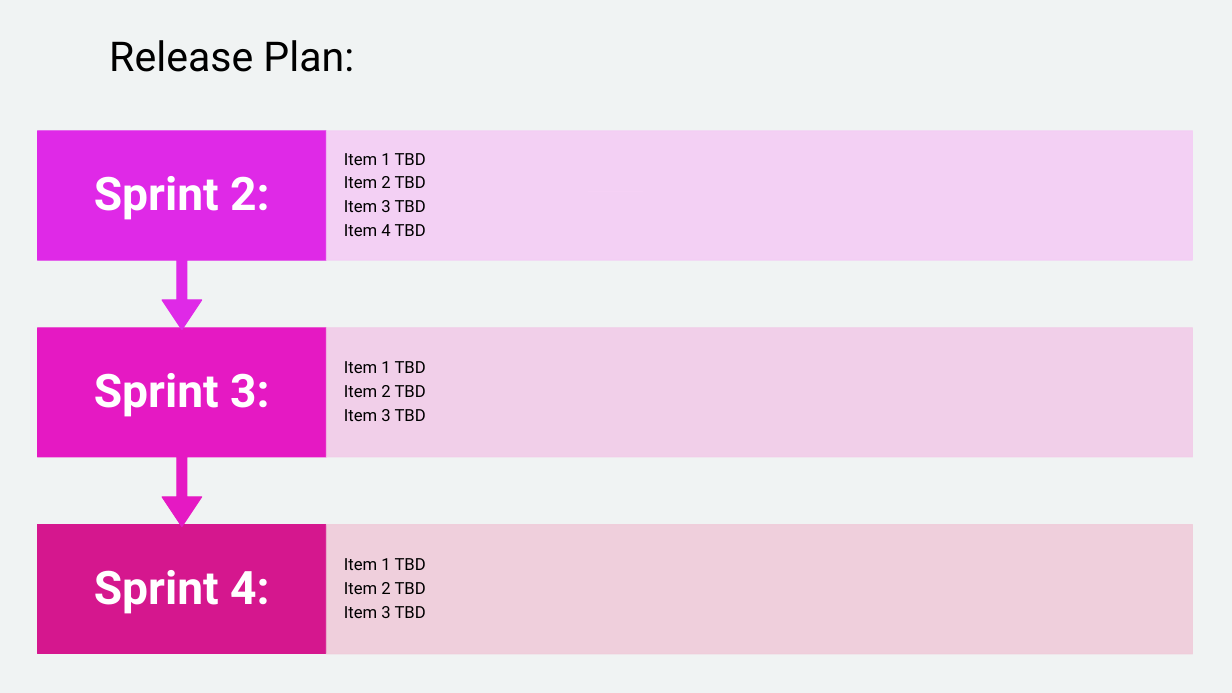
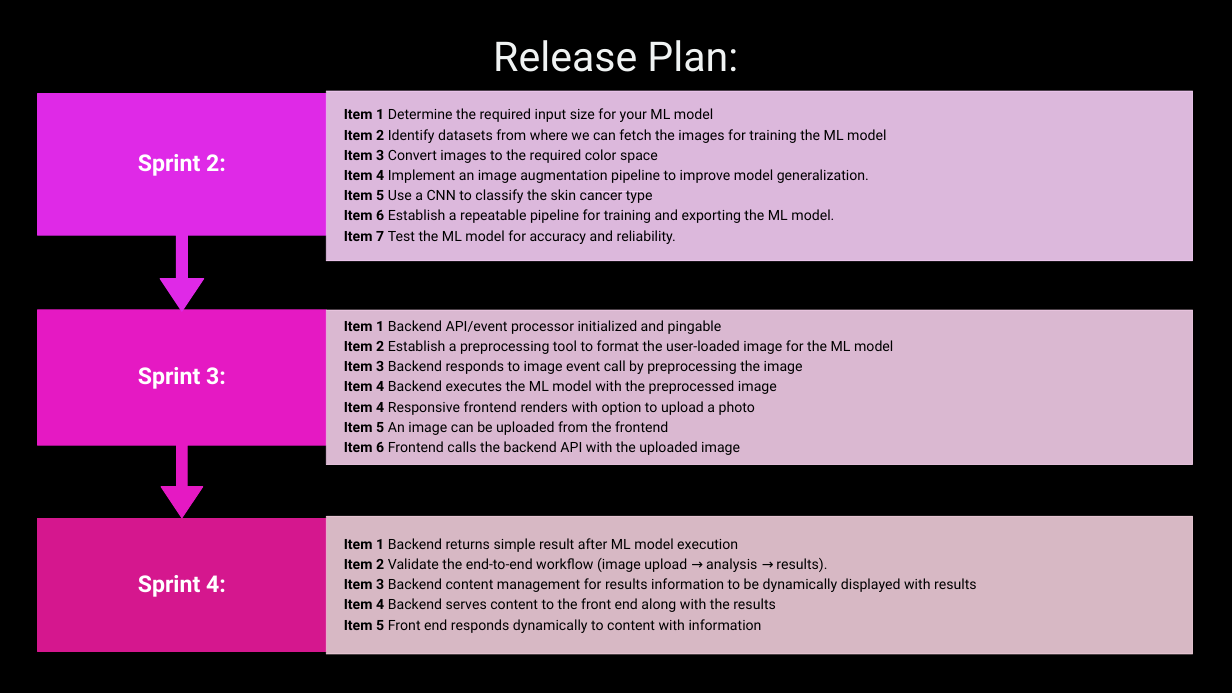
Before and after one commit to Yash-Gangani/Skin-Cancer-Detection-App, a slide deck: slide 4 of project-docs/Sprint-1-Presentation.pptx. Drawn at 1232x693 pixels with LibreOffice and Linux fonts; fonts in the diff are those of the drawing. Boxes give left, top, right and bottom in pixels: in the first picture for what was removed or moved away, otherwise in the second. Text is boxed around its words. In the diff, an @@ line names an element or a change of style, - is before the commit and + after.

Commit message:
docs: updates to Sprint 1 Presentation slides

```diff
--- a/project-docs/Sprint-1-Presentation.pptx
+++ b/project-docs/Sprint-1-Presentation.pptx
@@ background #F0F3F3 to #000000 @@
@@ title "Release Plan:" at (493, 40, 738, 72): text colour #000000 to #F0F3F3; alignment left to centre @@
@@ size 36 to 18 pt; less space between paragraphs in 3 elements at (138, 575, 226, 597), (138, 367, 226, 389), (138, 154, 226, 176) @@
@@ text "Sprint 2:": place and size @@
-text "Sprint 2:" at (94, 176, 270, 220)
+text "Sprint 2:" at (138, 154, 226, 176)
@@ up arrow callout: place and size @@
-up arrow callout at (38, 131, 326, 330)
+up arrow callout at (38, 93, 326, 311)
@@ rectangle: place and size @@
-rectangle at (326, 131, 1193, 261)
+rectangle at (326, 91, 1193, 262)
@@ text added at (344, 108, 886, 244), 11 pt, text #000000 @@
+Item 1 Determine the required input size for your ML model
+Item 2 Identify datasets from where we can fetch the images for training the ML model
+Item 3 Convert images to the required color space
+Item 4 Implement an image augmentation pipeline to improve model generalization.
+Item 5 Use a CNN to classify the skin cancer type
+Item 6 Establish a repeatable pipeline for training and exporting the ML model.
+Item 7 Test the ML model for accuracy and reliability.
@@ text removed at (344, 153, 426, 236) @@
-Item 1 TBD
-Item 2 TBD
-Item 3 TBD
-Item 4 TBD
@@ text "Sprint 3:": place and size @@
-text "Sprint 3:" at (94, 373, 270, 417)
+text "Sprint 3:" at (138, 367, 226, 389)
@@ up arrow callout: place and size @@
-up arrow callout at (38, 328, 326, 527)
+up arrow callout at (38, 310, 326, 518)
@@ rectangle: place and size @@
-rectangle at (326, 328, 1193, 457)
+rectangle at (326, 311, 1193, 465)
@@ text added at (344, 320, 893, 455), 11 pt, text #000000 @@
+Item 1 Backend API/event processor initialized and pingable
+Item 2 Establish a preprocessing tool to format the user-loaded image for the ML model
+Item 3 Backend responds to image event call by preprocessing the image
+Item 4 Backend executes the ML model with the preprocessed image
+Item 4 Responsive frontend renders with option to upload a photo
+Item 5 An image can be uploaded from the frontend
+Item 6 Frontend calls the backend API with the uploaded image
@@ text removed at (344, 361, 426, 421) @@
-Item 1 TBD
-Item 2 TBD
-Item 3 TBD
@@ text "Sprint 4:": place and size @@
-text "Sprint 4:" at (94, 570, 270, 614)
+text "Sprint 4:" at (138, 575, 226, 597)
@@ rectangle: place and size @@
-rectangle at (38, 525, 326, 654)
+rectangle at (38, 518, 326, 652)
@@ rectangle: place and size @@
-rectangle at (326, 525, 1193, 654)
+rectangle at (326, 517, 1193, 654)
@@ text at (344, 538, 977, 633): text changed; size 13 to 11 pt @@
-Item 1 TBD
-Item 2 TBD
-Item 3 TBD
+Item 1 Backend returns simple result after ML model execution
+Item 2 Validate the end-to-end workflow (image upload → analysis → results).
+Item 3 Backend content management for results information to be dynamically displayed with results
+Item 4 Backend serves content to the front end along with the results
+Item 5 Front end responds dynamically to content with information
```
Also in this commit, not shown: 4 other slides changed, 1 slide added, 1 slide removed.
